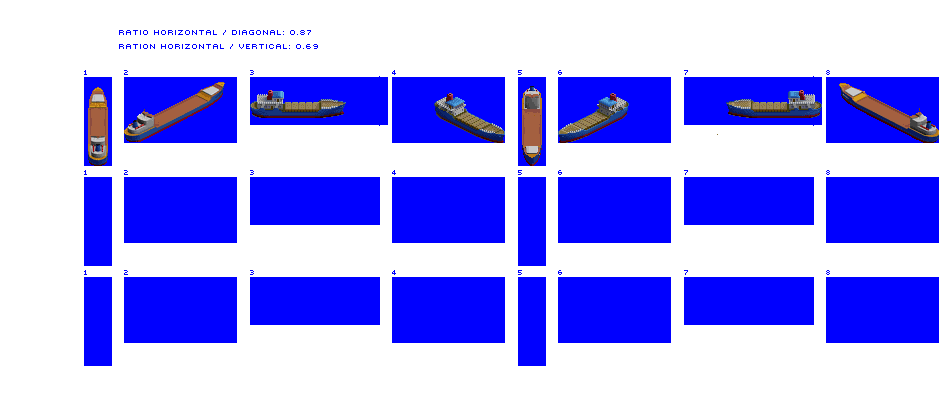
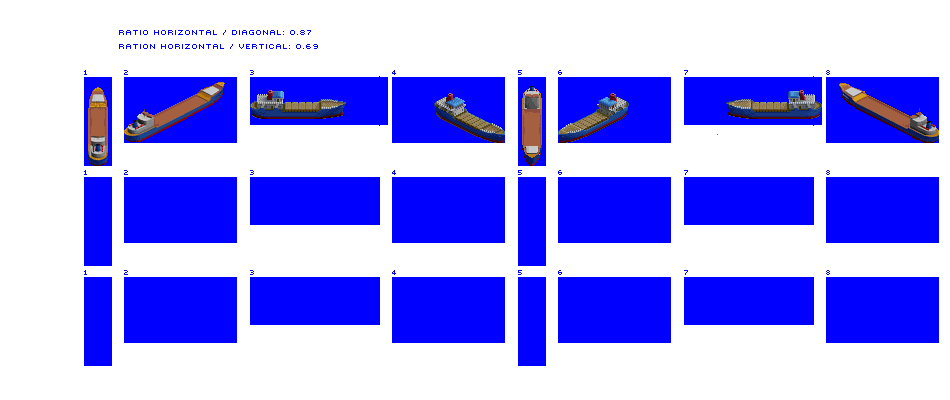
Revision of a layered 950 × 400 image; what changed, layer by layer:
painted on "Coaster" over [251, 108, 821, 119]
